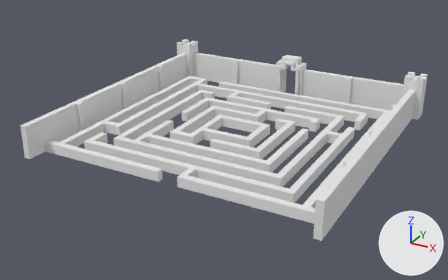
Two versions of the OBJ model Assets/Models/Maze/01_maze_2X.obj, one commit apart.
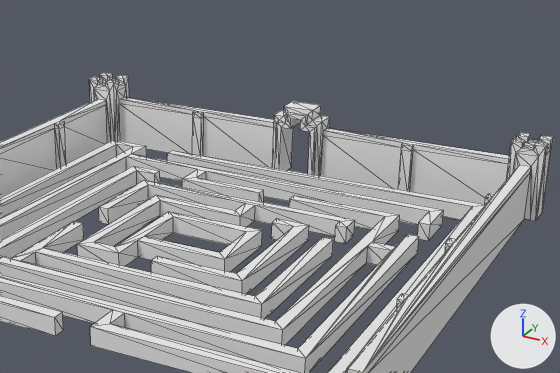
Each version appears first whole from a camera (50 mm lens) standing at (82.8, -158.9, 76.2) and looking at (-1.9, -4.9, -0.7), and next in a close-up on the part from 29% to 96% of the width and 0% to 72% of the height. Every picture has the same lights, and +X, +Y and +Z are marked at lower right. The close-ups show mesh edges as thin lines. Where no turn or scale is listed for an object, it has been applied to the vertices. Vertices at the same position are counted once.

The scene before the commit, as lines of its bpy script (objects in view):
```python
me_01_maze_2x = bpy.data.meshes.new('01_maze_2X')
me_01_maze_2x.from_pydata(...)  # 544 vertices, 1084 faces; spans x -47.0..47.0, y -45.0..45.0, z 0.0..14.0
me_01_maze_2x.materials.append(mat_palette)  # white #e7e7e7
# before: 53 (-23.0, 40.0, 10.0) at pixel (192, 111), 54 (-23.0, 41.0, 10.0) at pixel (194, 110), 81 (-5.0, 41.0, 10.0), 82 (-5.0, 43.0, 10.0), 153 (21.0, 40.0, 10.0) at pixel (401, 144)
# before: 154 (21.0, 41.0, 10.0) at pixel (403, 142), 183 (41.0, 41.0, 10.0), 184 (41.0, 43.0, 10.0), 315 (-41.0, 41.0, 10.0) at pixel (119, 99), 316 (-41.0, 43.0, 10.0) at pixel (124, 96)
# before: 357 (-21.0, 40.0, 10.0) at pixel (201, 113), 358 (-21.0, 41.0, 10.0) at pixel (203, 112), 437 (5.0, 41.0, 10.0) at pixel (323, 130), 438 (5.0, 43.0, 10.0) at pixel (327, 127), 461 (23.0, 40.0, 10.0) at pixel (412, 146)
# before: 462 (23.0, 41.0, 10.0) at pixel (413, 144)
ob_01_maze_2x = bpy.data.objects.new('01_maze_2X', me_01_maze_2x)
ob_01_maze_2x.location = (0.0, 0.0, 0.0)
```
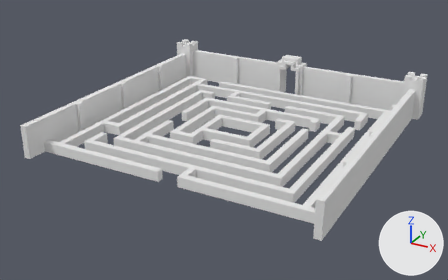
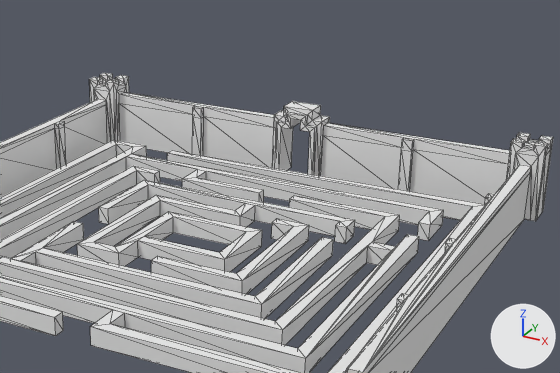
Pixel boxes (x1, y1, x2, y2) of what changed, in the close-ups (560 x 373 px; the box of a moved part takes in the faces that stretch with it):
part 1 of me_01_maze_2x, moved or reshaped: before (117, 87, 509, 174); after (117, 87, 510, 174)

The change, as a diff of the scene's bpy script:
```diff
--- a/Assets/Models/Maze/01_maze_2X.obj.py
+++ b/Assets/Models/Maze/01_maze_2X.obj.py
@@ me_01_maze_2x @@
 me_01_maze_2x.from_pydata(...)  # 544 vertices, 1084 faces; spans x -47.0..47.0, y -45.0..45.0, z 0.0..14.0
 # used by ob_01_maze_2x; location = (0.0, 0.0, 0.0)
 # verts and faces of me_01_maze_2x; kept vertices keep their numbers, new ones are numbered from 544
+# me_01_maze_2x part 1
+for i in [53, 54, 81, 82, 153, 154, 183, 184, 315, 316, 357, 358, 437, 438, 461, 462]: verts[i] += (0.0, 0.0, 1.0)
 me_01_maze_2x.materials.append(mat_palette)
```
